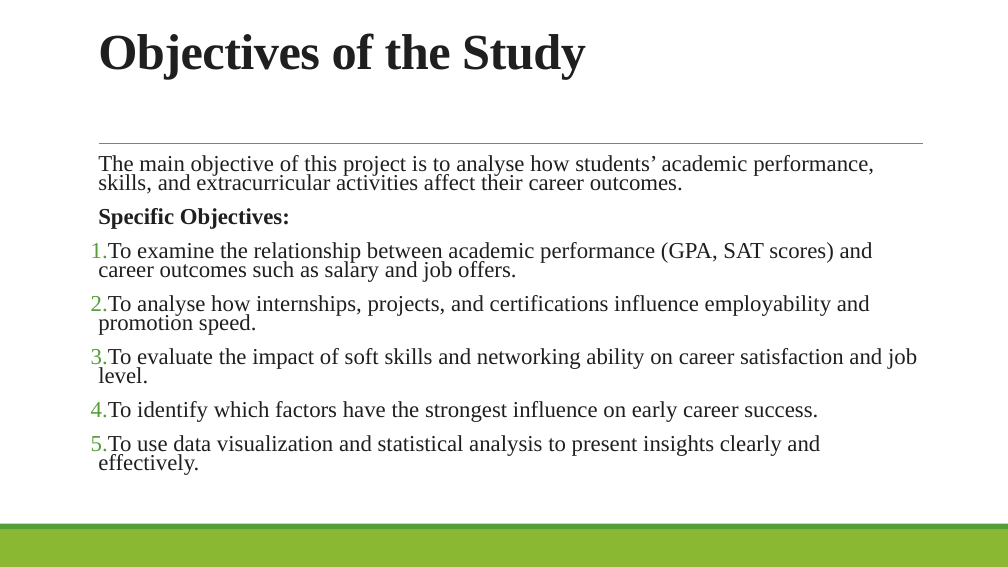
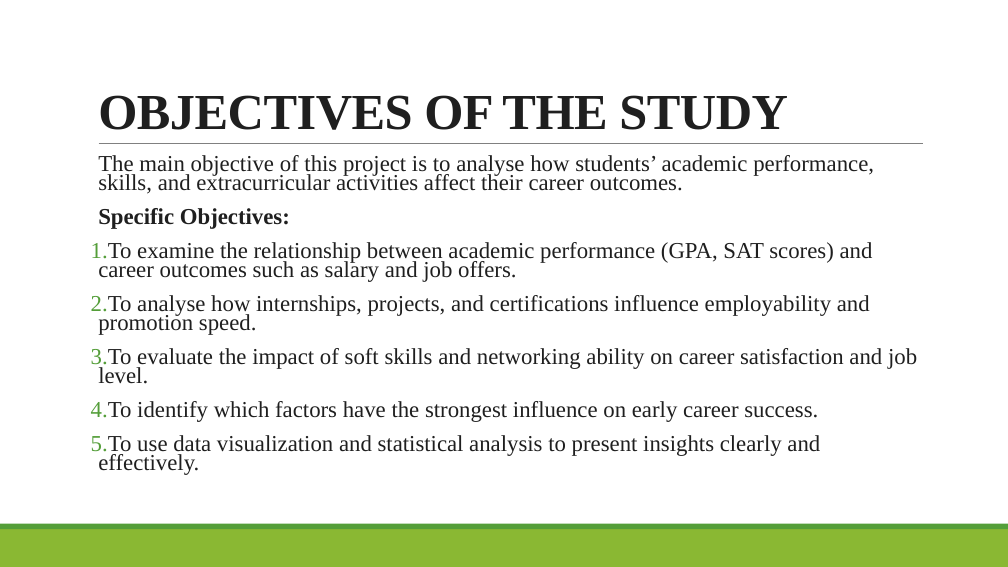
Before and after one commit to raphaelayerteyfloku1-bot/From-Education-to-Employment-Analyzing-Early-Career-Success, a slide deck: slide 4 of education success ppt.pptx. Drawn at 1008x567 pixels with LibreOffice and Linux fonts; fonts in the diff are those of the drawing. Boxes give left, top, right and bottom in pixels: in the first picture for what was removed or moved away, otherwise in the second. Text is boxed around its words. In the diff, an @@ line names an element or a change of style, - is before the commit and + after.

```diff
--- a/education success ppt.pptx
+++ b/education success ppt.pptx
@@ title at [98, 95, 788, 130]: text changed @@
-Objectives of the Study
+OBJECTIVES OF THE STUDY
```
Also in this commit, not shown: 2 other slides changed, 2 slides added.
